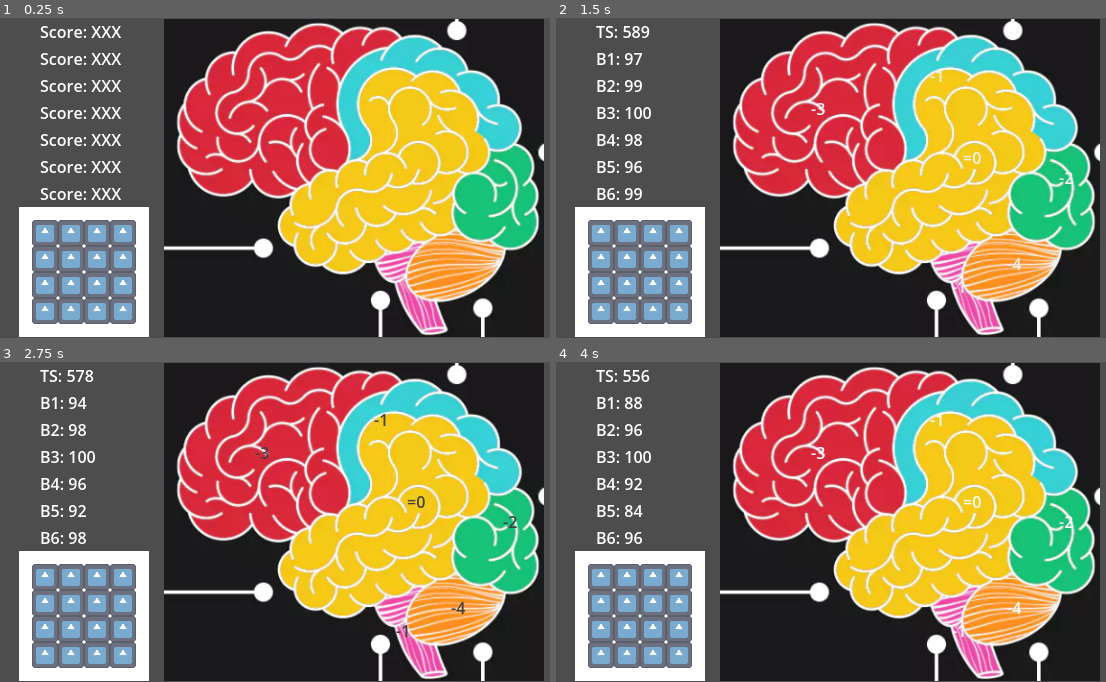
Above: before the commit, frames 1-4 (two rows, left to right).
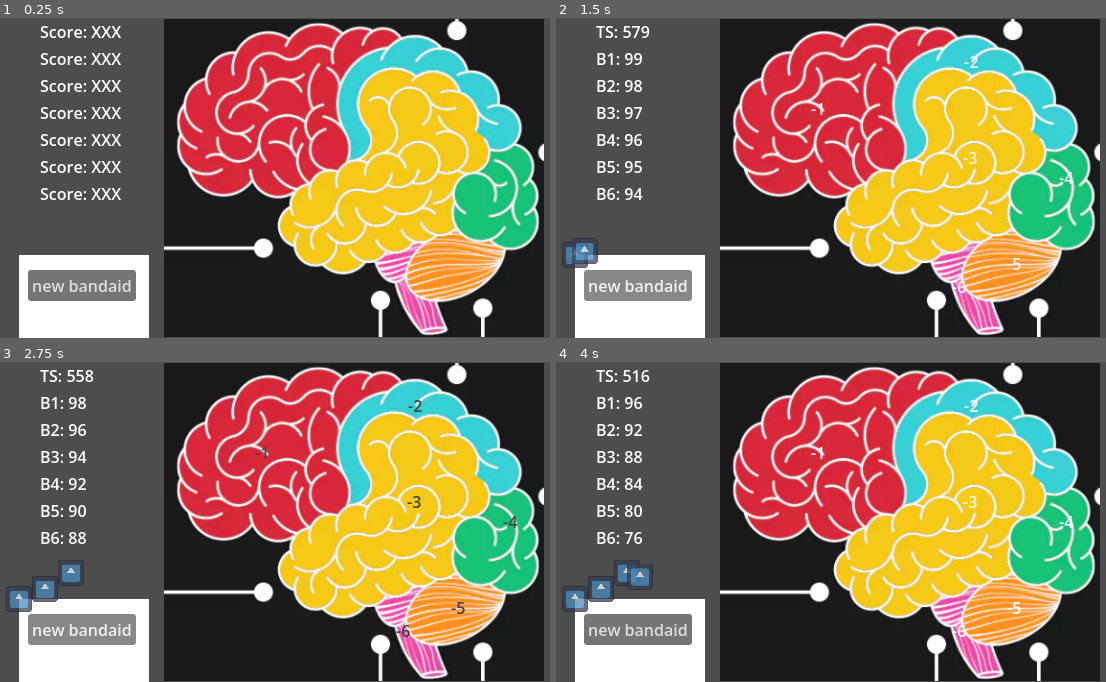
Above: after the commit, the same moments.

Repository: SebastianLRinaldi/DoYouWannaJam2026
Game: Godot game, scene res://root.tscn
Two runs of this game, one before a commit and one after it. Both use one fixed random seed, a clock stepped at 60 frames per second and the inputs below. The engine's default icon, where the game draws it, is replaced by a stand-in: a white triangle on a blue panel in a dark square.
Inputs (mouse positions are in pixels of both pictures, inside the frame that each line leads up to):
- Up to frame 1 (0.25 s): no input
- Up to frame 2 (1.5 s): click (638, 286) at 0.5 s, where only the run after the commit has a clickable "new bandaid"; click (638, 286) at 1.25 s, where only the run after the commit has a clickable "new bandaid"
- Up to frame 3 (2.75 s): click (82, 630) at 2 s, where only the run after the commit has a clickable "new bandaid"
- Up to frame 4 (4 s): move the mouse to (638, 374) at 2.77 s; click (638, 374) at 2.92 s; tap Enter at 3.5 s; move the mouse to (638, 403) at 3.52 s; click (638, 403) at 3.67 s

The runs differ from the first frame. In frame 1, 6.7% of the frame differs, in the area x 3-28%, y 59-100%; in frame 2, 8.5%; in frame 3, 8.5%, in the area x 1-94%, y 2-100%; in frame 4, 7.6%.

Commit message:
bandaids

Diff:
--- a/root.gd
+++ b/root.gd
@@ -2,6 +2,9 @@
 @export var zones: Array[BrainZone]
 
 @onready var total_score: ScoreLabel = %TotalScore
+
+@onready var spawn_bandaid_button: Button = %SpawnBandaidButton
+const SPAWN_CURVE = preload("uid://co4qvjv0wuqx4")
 
 @onready var fl_score: ScoreLabel = %FLScore
 @onready var fl_score_2: ScoreLabel = %FLScore2
@@ -20,42 +23,26 @@
 var points_removed
 
 
+var config = {
+	1: [0,0,0,0,0,0],
+	2: [3,3,3,3,3,3],
+	3: [1,2,3,4,5,6],
+}
+
+
 # Called when the node enters the scene tree for the first time.
 func _ready() -> void:
-	var x = 0
-	var y = 0
-	var x_offset = 26
-	var y_offset = 26
-	for temp_idx in range(electrode_count):
-		var ET = ELECTRODE.instantiate()
-		eletrode_container.add_child(ET)
-		ET.position = Vector2(26*x+x_offset, 26*y+y_offset)
-		x += 1
-		if x >= 4:
-			y += 1
-			x = 0
-
-
-
-# Called every frame. 'delta' is the elapsed time since the previous frame.
-func _process(delta: float) -> void:
 	pass
 
 
+func set_engery_by_level(level_key:int):
+	var energy_amounts = config[level_key]
+	for zone_idx in zones.size():
+		zones[zone_idx].calc_engery(energy_amounts[zone_idx])
+
+
 func _on_timer_timeout() -> void:
-	#zones[0].calc_engery(randi_range(0,3))
-	#zones[1].calc_engery(randi_range(0,3))
-	#zones[2].calc_engery(randi_range(0,3))
-	#zones[3].calc_engery(randi_range(0,3))
-	#zones[4].calc_engery(randi_range(0,3))
-	#zones[5].calc_engery(randi_range(0,3))
-
-	zones[0].calc_engery(3)
-	zones[1].calc_engery(1)
-	zones[2].calc_engery(0)
-	zones[3].calc_engery(2)
-	zones[4].calc_engery(4)
-	zones[5].calc_engery(1)
+	set_engery_by_level(3)
 
 	fl_score.update_score("B1", zones[0].energy)
 	fl_score_2.update_score("B2", zones[1].energy)
@@ -68,3 +55,37 @@
 	for zone in zones:
 		total += zone.energy
 	total_score.update_score("TS", total)
+
+var x = 0
+var y = 0
+var moving = false
+func _on_spawn_bandaid_button_pressed() -> void:
+	#var x_offset = 26
+	#var y_offset = 26
+	if not moving:
+		print(x)
+		moving = true
+		var ET = ELECTRODE.instantiate()
+		eletrode_container.add_child(ET)
+		#ET.position = Vector2(26*x+x_offset, 26*y+y_offset)
+
+		var tween = create_tween()
+		tween.set_parallel(true)
+		#audio_stream_player_2d.stream = move_sfx.pick_random()
+		#tween.tween_callback(audio_stream_player_2d.play)
+		var start = position
+		#var ran_x_range = randf_range(0, 130)
+		var end = start + Vector2(x*26, -SPAWN_CURVE.sample(x))
+		tween.tween_property(ET, "position", end, 0.5)
+		#tween.set_trans(Tween.TRANS_QUAD)
+		#tween.set_ease(Tween.EASE_OUT)
+
+		tween.tween_property(ET,"scale",Vector2(0.5,1.5),0.05)
+		tween.tween_property(ET,"scale",Vector2(1.5,0.5),0.05)
+		tween.tween_property(ET,"scale",Vector2(1,1),0.05)
+		#tween.tween_interval(0.35) # Wait for half a second
+		await tween.finished
+		x += 1
+		if x >= 6:
+			x = 0
+		moving = false
--- a/root.tscn
+++ b/root.tscn
@@ -25,11 +25,13 @@
 offset_top = 2.0
 offset_right = 131.0
 offset_bottom = 187.0
+mouse_filter = 2
 alignment = 1
 
 [node name="TotalScore" parent="VBoxContainer" unique_id=676694139 instance=ExtResource("2_pyidc")]
 unique_name_in_owner = true
 layout_mode = 2
+mouse_filter = 2
 text = "Score: XXX"
 fit_content = true
 autowrap_mode = 0
@@ -38,6 +40,7 @@
 [node name="FLScore" parent="VBoxContainer" unique_id=1435402187 instance=ExtResource("2_pyidc")]
 unique_name_in_owner = true
 layout_mode = 2
+mouse_filter = 2
 text = "Score: XXX"
 fit_content = true
 autowrap_mode = 0
@@ -46,6 +49,7 @@
 [node name="FLScore2" parent="VBoxContainer" unique_id=1206257340 instance=ExtResource("2_pyidc")]
 unique_name_in_owner = true
 layout_mode = 2
+mouse_filter = 2
 text = "Score: XXX"
 fit_content = true
 autowrap_mode = 0
@@ -54,6 +58,7 @@
 [node name="FLScore3" parent="VBoxContainer" unique_id=988155399 instance=ExtResource("2_pyidc")]
 unique_name_in_owner = true
 layout_mode = 2
+mouse_filter = 2
 text = "Score: XXX"
 fit_content = true
 autowrap_mode = 0
@@ -62,6 +67,7 @@
 [node name="FLScore4" parent="VBoxContainer" unique_id=626233664 instance=ExtResource("2_pyidc")]
 unique_name_in_owner = true
 layout_mode = 2
+mouse_filter = 2
 text = "Score: XXX"
 fit_content = true
 autowrap_mode = 0
@@ -70,6 +76,7 @@
 [node name="FLScore5" parent="VBoxContainer" unique_id=1278262425 instance=ExtResource("2_pyidc")]
 unique_name_in_owner = true
 layout_mode = 2
+mouse_filter = 2
 text = "Score: XXX"
 fit_content = true
 autowrap_mode = 0
@@ -78,6 +85,7 @@
 [node name="FLScore6" parent="VBoxContainer" unique_id=2073635822 instance=ExtResource("2_pyidc")]
 unique_name_in_owner = true
 layout_mode = 2
+mouse_filter = 2
 text = "Score: XXX"
 fit_content = true
 autowrap_mode = 0
@@ -91,12 +99,21 @@
 
 [node name="EletrodeContainer" type="Node2D" parent="." unique_id=594074508]
 unique_name_in_owner = true
-position = Vector2(28, 189)
+position = Vector2(28, 237)
 
 [node name="ColorRect" type="ColorRect" parent="EletrodeContainer" unique_id=2001571162]
 offset_right = 130.0
 offset_bottom = 130.0
 mouse_filter = 2
+
+[node name="SpawnBandaidButton" type="Button" parent="EletrodeContainer/ColorRect" unique_id=1051780655]
+unique_name_in_owner = true
+layout_mode = 0
+offset_left = 9.0
+offset_top = 15.0
+offset_right = 117.0
+offset_bottom = 46.0
+text = "new bandaid"
 
 [node name="BrainZone" parent="." unique_id=3999878 instance=ExtResource("4_jnlp7")]
 
@@ -109,7 +126,7 @@
 [node name="BrainZone2" parent="." unique_id=1432211447 instance=ExtResource("4_jnlp7")]
 
 [node name="FloatingScoreLabel" parent="BrainZone2" unique_id=82999669 instance=ExtResource("5_jnlp7")]
-position = Vector2(383, 46)
+position = Vector2(417, 32)
 
 [node name="CollisionPolygon2D" type="CollisionPolygon2D" parent="BrainZone2" unique_id=892175859]
 polygon = PackedVector2Array(361, 139, 360, 123, 356, 110, 351, 100, 350, 82, 360, 55, 382, 37, 402, 29, 426, 23, 452,  …(228 unchanged characters)…
@@ -147,3 +164,4 @@
 polygon = PackedVector2Array(426, 228, 420, 235, 414, 245, 411, 257, 413, 267, 422, 279, 435, 283, 443, 286, 447, 298, 452, 310, 442, 313, 432, 311, 424, 301, 416, 289, 409, 272, 405, 264, 397, 260, 390, 251, 386, 244, 397, 237, 407, 237, 417, 233, 423, 227)
 
 [connection signal="timeout" from="Timer" to="." method="_on_timer_timeout"]
+[connection signal="pressed" from="EletrodeContainer/ColorRect/SpawnBandaidButton" to="." method="_on_spawn_bandaid_button_pressed"]
--- a/seb_test/electrode.gd
+++ b/seb_test/electrode.gd
@@ -1,12 +1,36 @@
 class_name Electrode
 extends Area2D
 @onready var floating_score_label: FloatingScoreLabel = %FloatingScoreLabel
+
+
+const SPAWN_CURVE = preload("uid://co4qvjv0wuqx4")
 
 @onready var mouse_area_2d: Area2D = %MouseArea2D
 
 var selected = false
 var mouse_offset = Vector2(0, 0)
 
+
+func _ready() -> void:
+	pass
+
+	#var tween = create_tween()
+	##tween.set_parallel(true)
+	##audio_stream_player_2d.stream = move_sfx.pick_random()
+	##tween.tween_callback(audio_stream_player_2d.play)
+	#var start = position
+	#var ran_x_range = randf_range(0, 130)
+	#var end = start + Vector2(ran_x_range, -SPAWN_CURVE.sample(ran_x_range))
+	#tween.tween_property(self, "position", end, 0.5)
+	##tween.set_trans(Tween.TRANS_QUAD)
+	##tween.set_ease(Tween.EASE_OUT)
+	#
+	#tween.tween_property(self,"scale",Vector2(0.5,1.5),0.05)
+	#tween.tween_property(self,"scale",Vector2(1.5,0.5),0.05)
+	#tween.tween_property(self,"scale",Vector2(1,1),0.05)
+	##tween.tween_interval(0.35) # Wait for half a second
+	#await tween.finished
+	##moving = false
 
 
 func _process(delta):
--- /dev/null
+++ b/spawn_curve.tres
@@ -0,0 +1,6 @@
+[gd_resource type="Curve" format=3 uid="uid://co4qvjv0wuqx4"]
+
+[resource]
+_limits = [0.0, 100.0, 0.0, 5.0]
+_data = [Vector2(0, 0), 0.0, 0.0, 0, 0, Vector2(2.530303, 29.6875), 0.0, 0.0, 0, 0, Vector2(5, 0), 0.0, 0.0, 0, 0]
+point_count = 3
